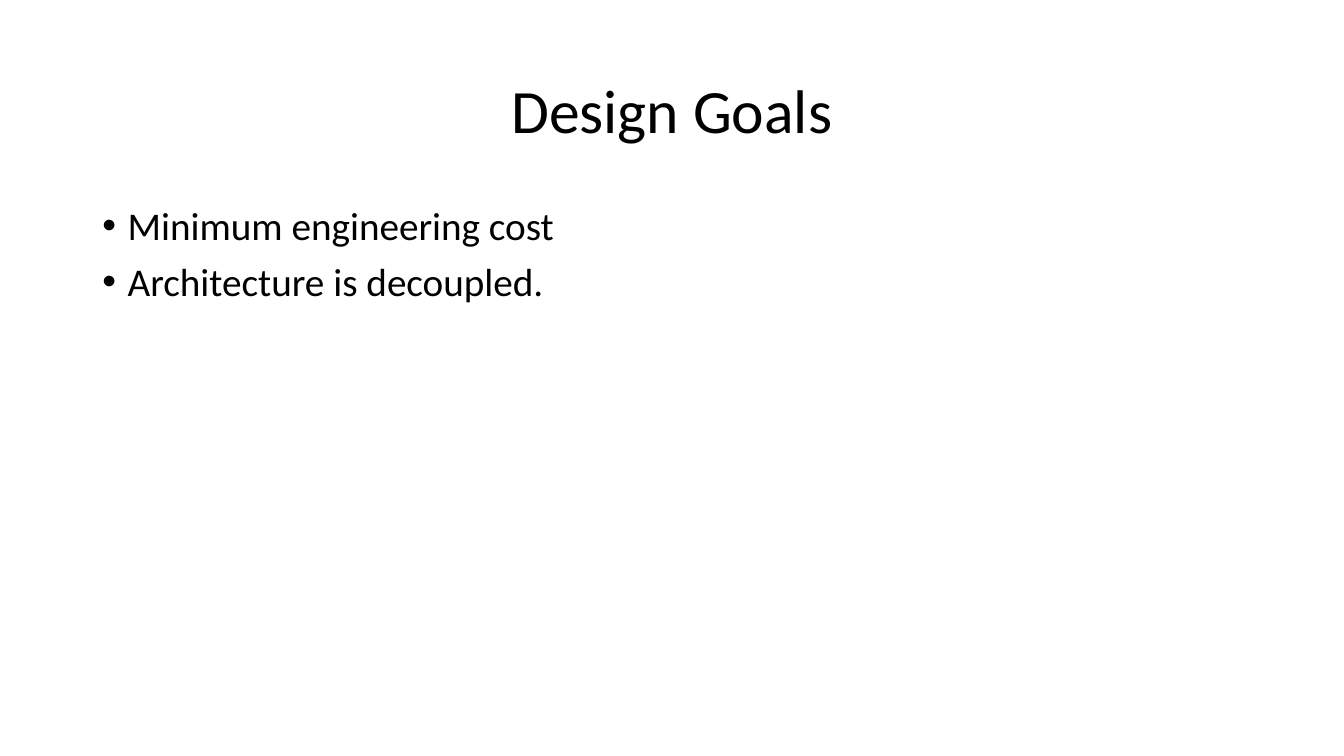
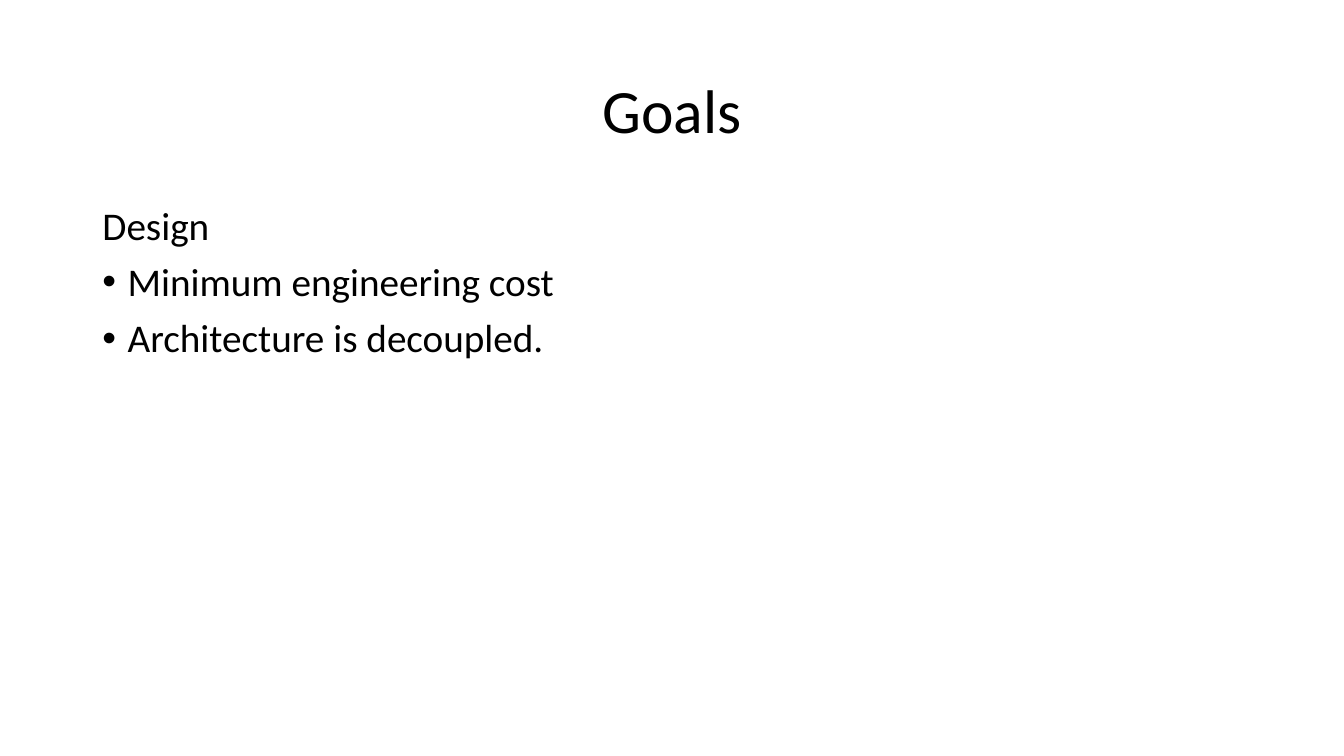
Before and after one commit to jamestklo/MatrixFactorizationMatlab, a slide deck: slide 10 of cs534L-AdaptiveDescent.pptx (slide 4 before the commit). Drawn at 1344x756 pixels with LibreOffice and Linux fonts; fonts in the diff are those of the drawing. Boxes give left, top, right and bottom in pixels: in the first picture for what was removed or moved away, otherwise in the second. Text is boxed around its words. In the diff, an @@ line names an element or a change of style, - is before the commit and + after.

```diff
--- a/cs534L-AdaptiveDescent.pptx
+++ b/cs534L-AdaptiveDescent.pptx
@@ title at [602,90,741,134]: text changed @@
-Design Goals
+Goals
@@ text at [102,213,209,247]: paragraph added @@
+Design
```
Also in this commit, not shown: 5 other slides changed, 18 slides added, 2 slides removed, 9 other files.
